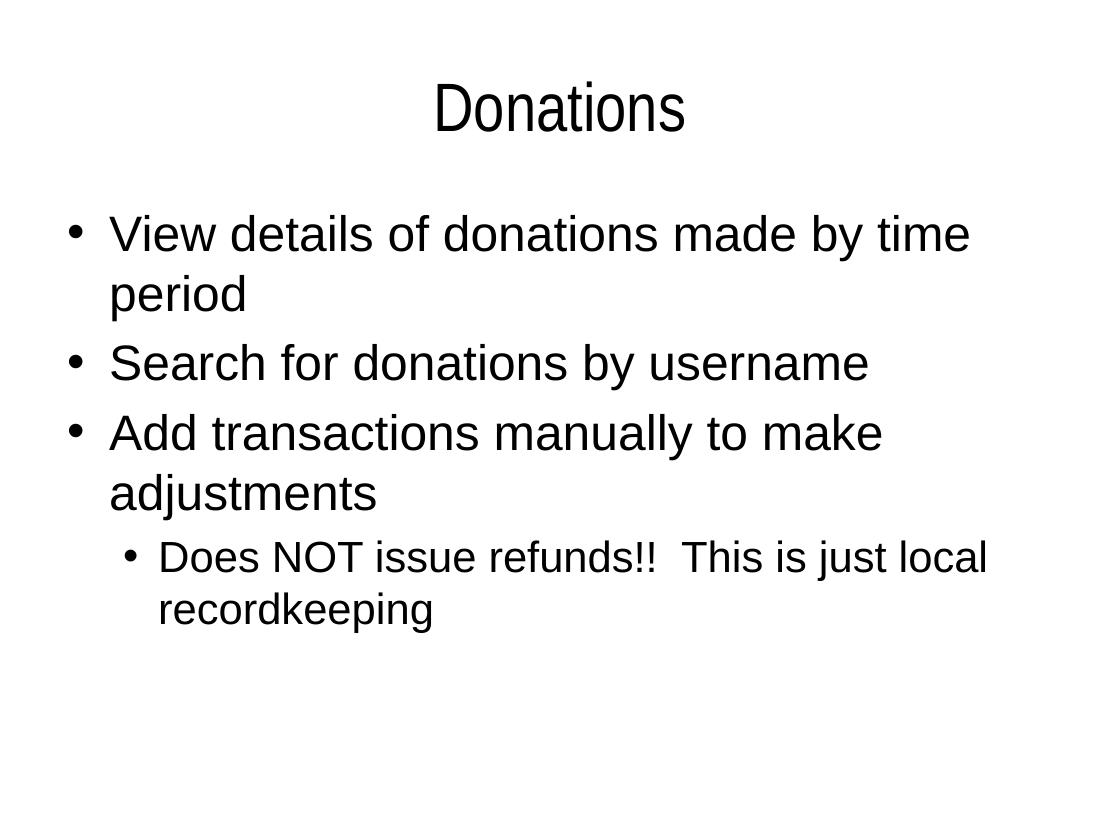
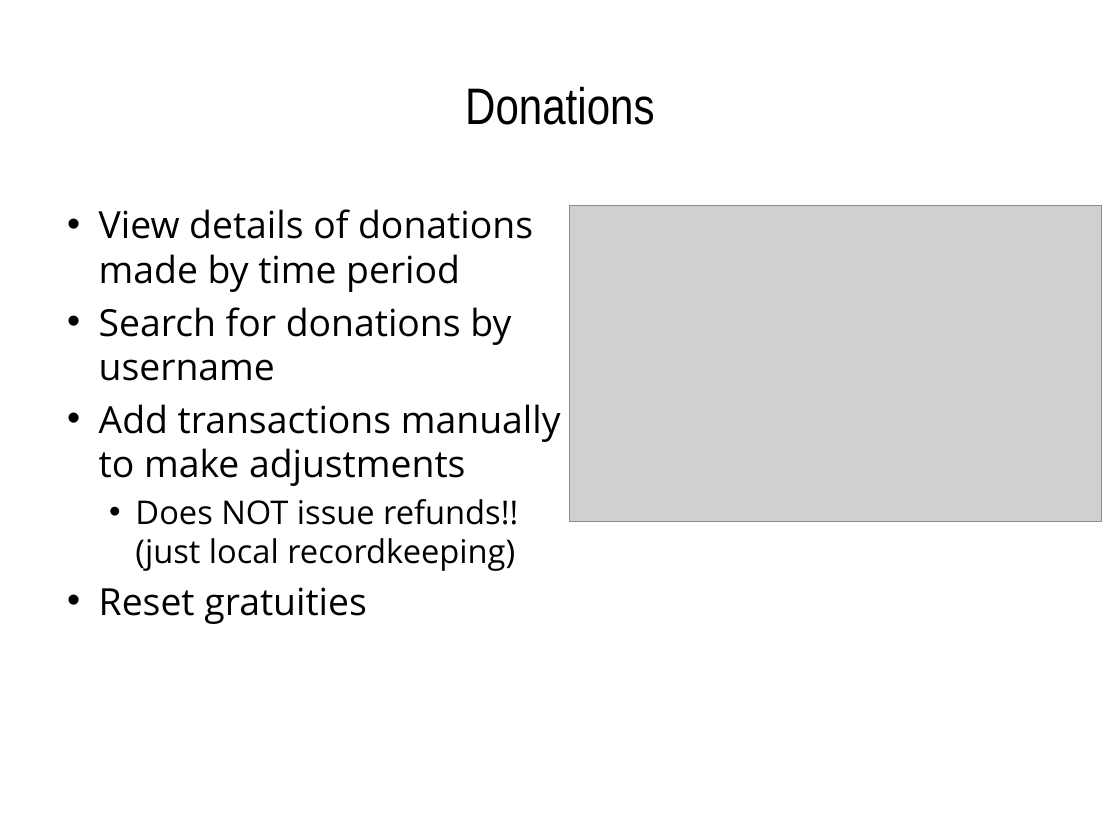
Before and after one commit to ericberman/MyFlightbookWeb, a slide deck: slide 39 of MyFlightbook.Web/Private/MyFlightbook Admin Tools.pptx (slide 37 before the commit). Drawn at 1120x840 pixels with LibreOffice and Linux fonts; fonts in the diff are those of the drawing; grey boxes stand for pictures; background and template pictures are left out. Boxes give left, top, right and bottom in pixels: in the first picture for what was removed or moved away, otherwise in the second. Text is boxed around its words. In the diff, an @@ line names an element or a change of style, - is before the commit and + after.

```diff
--- a/MyFlightbook.Web/Private/MyFlightbook Admin Tools.pptx
+++ b/MyFlightbook.Web/Private/MyFlightbook Admin Tools.pptx
@@ title "Donations" at [465,86,654,125]: size 44 to 33 pt @@
@@ text at [99,209,561,486]: size 32 to 24 pt, font Arial to Open Sans in "View details of donations made by time ...", "Search for donations by username", "Add transactions manually to make adjustments"; indent changed; less space between paragraphs @@
@@ picture added at [569,205,1101,521] @@
@@ text at [99,499,518,624]: text changed; size 28 to 21 pt; font Arial to Open Sans @@
-  • Does NOT issue refunds!! This is just local recordkeeping
+  • Does NOT issue refunds!! (just local recordkeeping)
+• Reset gratuities
```
Also in this commit, not shown: 42 other slides changed, 2 slides added.
